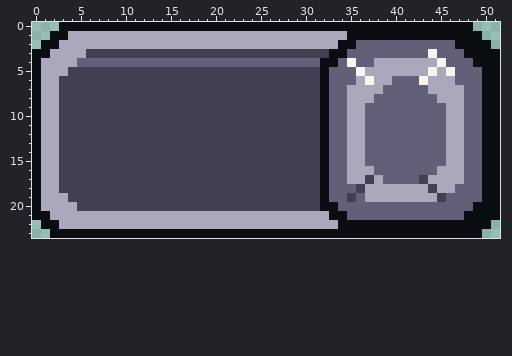
Pixel-art file -- ArtSource/MenuUI/native/ToggleOff.aseprite. Above, as it was before the edit.
52x24 pixels, 1 frame. Colours within 5 levels of each other are drawn and written as one.
After the commit:
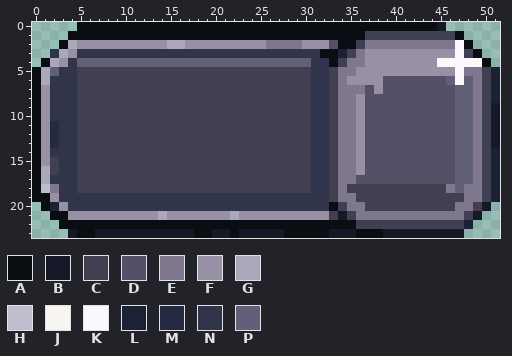
Palette (. is transparent): A #0a0d11  B #141827  C #414052  D #535067  E #7f778e  F #9891a5  G #aaa8ba  H #bfbdcd  J #f8f4ef  K #fbf7fa  L #1c2235  M #242a40  N #30354b  P #626078
The edit:
y 0: x 3..4 AA -> ..; x 45..48 AAAA -> B...
y 1: x 2..34 AAGGGGGGGGGGGGGGGGGGGGGGGGGGGGGGG -> ..AAAAAAAAAAAAAAAAAAAAAAAAAAAAAAA; x 37..46 AAAAAAAAAA -> CCCCCCCCCC; x 48..49 AA -> ..
y 2: x 1..3 AAG -> ..A; x 5..14 GGGGGGGGGG -> FFFFFFFFFF; x 17..33 GGGGGGGGGGGGGGGGG -> FFFFFFFFFEEEEFFFD; x 36..47 PPPPPPPPPPPA -> CEEEEEEEEEEK; x 49..50 AA -> ..
y 3: x 0..2 AAG -> ..N; x 4..32 GGCCCCCCCCCCCCCCCCCCCCCCCCCCC -> FNNNNNNNNNNNNNNNNNNNNNNNNNNNA; x 34..48 APPPPPPPPPJPPPA -> LCEFFFFFFFFFFKC; x 50..51 AA -> ..
y 4: x 0..1 AG -> .A; x 3..4 GG -> FN; x 31..32 PA -> NN; x 34..49 PJPPGGGGGGGJPPPA -> CEEFFFFFFFFKKKKK; x 51 A -> .
y 5: x 2..4 GGC -> PNN; x 31..51 CAPPPJGGGGGGGJGJPPPAA -> NNCEEFFFFFFFFFFFKEECL
y 6: x 2..4 GCC -> NNN; x 31..47 CAPPPGJGGPPPJGGGP -> NNCEFFFFDDDDDDDPK; x 49..51 PAA -> ECL
y 7: x 1..4 GGCC -> FNNN; x 31..47 CAPPGGGGPPPPPGGGG -> NNCEEEDFDDDDDDDDP; x 49..51 PAA -> ECL
y 8: x 1..4 GGCC -> FNNN; x 31..47 CAPPGGGPPPPPPPGGG -> NNCEEFDDDDDDDDDDP; x 49..51 PAA -> ECL
y 9..10: x 1..4 GGCC -> FNNN; x 31..47 CAPPGGPPPPPPPPPGG -> NNCEEFDDDDDDDDDDP; x 49..51 PAA -> ECB
y 11..13: x 1..4 GGCC -> FMNN; x 31..47 CAPPGGPPPPPPPPPGG -> NNCEEFDDDDDDDDDDP; x 49..51 PAA -> ECB
y 14: x 1..4 GGCC -> FNNN; x 31..47 CAPPGGPPPPPPPPPGG -> NNCEEFDDDDDDDDDDP; x 49..51 PAA -> ECL
y 15: x 1..4 GGCC -> FCNN; x 31..47 CAPPGGPPPPPPPPPGG -> NNCEEFDDDDDDDDDDP; x 49..51 PAA -> ECL
y 16: x 2..4 GCC -> CNN; x 31..47 CAPPGGGPPPPPPPGGG -> NNCEEFDDDDDDDDDDP; x 49..51 PAA -> ECL
y 17: x 2..4 GCC -> NNN; x 31..47 CAPPGGCGPPPPCGGGG -> NNCEEDDDDDDDDDDDP; x 49..51 PAA -> ECL
y 18: x 1..4 GGCC -> HENN; x 31..35 CAPPP -> NNCEC; x 37..43 GGGGGGG -> CCCCCCC; x 45..46 GG -> CE; x 48..51 PPAA -> EECL
y 19: x 1..44 GGGCCCCCCCCCCCCCCCCCCCCCCCCCCCCAPPCPGGGGGGGG -> AFNNNNNNNNNNNNNNNNNNNNNNNNNNNNNNCEECCCCCCCCC; x 46..51 PPPPAA -> CCEECL
y 20: x 0..32 AGGGGCCCCCCCCCCCCCCCCCCCCCCCCCCCA -> .ALFNNNNNNNNNNNNNNNNNNNNNNNNNNNNN; x 34..51 PPPPPPPPPPPPPPPAAA -> CEECCCCCCCCCCEECB.
y 21: x 0..13 AAGGGGGGGGGGGG -> ..AAFFFFFFFFFF; x 15..21 GGGGGGG -> FFFFFFF; x 23..51 GGGGGGGGGGAAPPPPPPPPPPPPPAAAA -> FFFFFFFFFFCBCEEEEEEEEEEEECB..
y 22: x 1..33 AAGGGGGGGGGGGGGGGGGGGGGGGGGGGGGGG -> ..AAAAAAAAAAAAAAAAAAAAAAAAAAAAAAA; x 36..50 AAAAAAAAAAAAAAA -> CCCCCCCCCCCCL..
y 23: x 2..4 AAA -> ..B; x 7..17 AAAAAAAAAAA -> BBBBBBBBBBB; x 20..21 AA -> BB; x 23..27 AAAAA -> BBBBB; x 33..35 AAA -> BBB; x 39..49 AAAAAAAAAAA -> BBBBBBBBB..
Pixel boxes of the changes (left, top, right, bottom) in both pictures:
changed: (32, 22, 500, 238)
